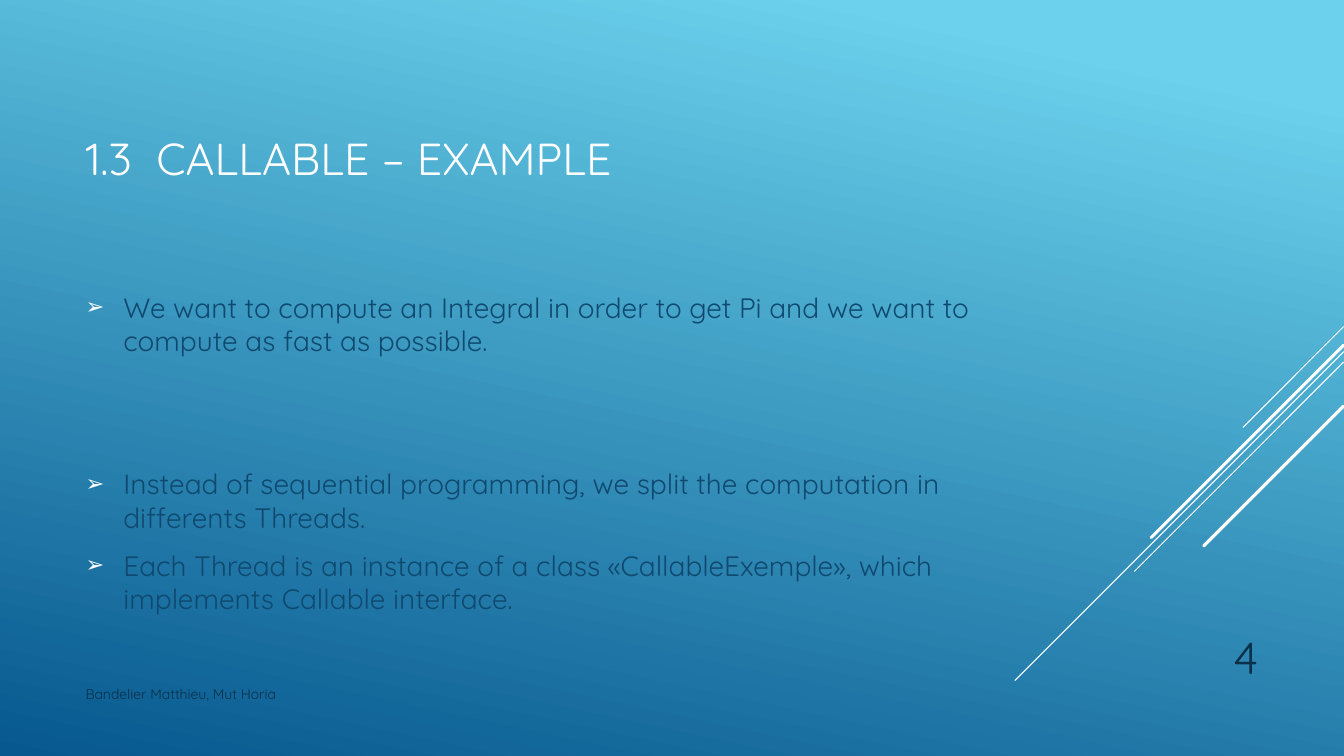
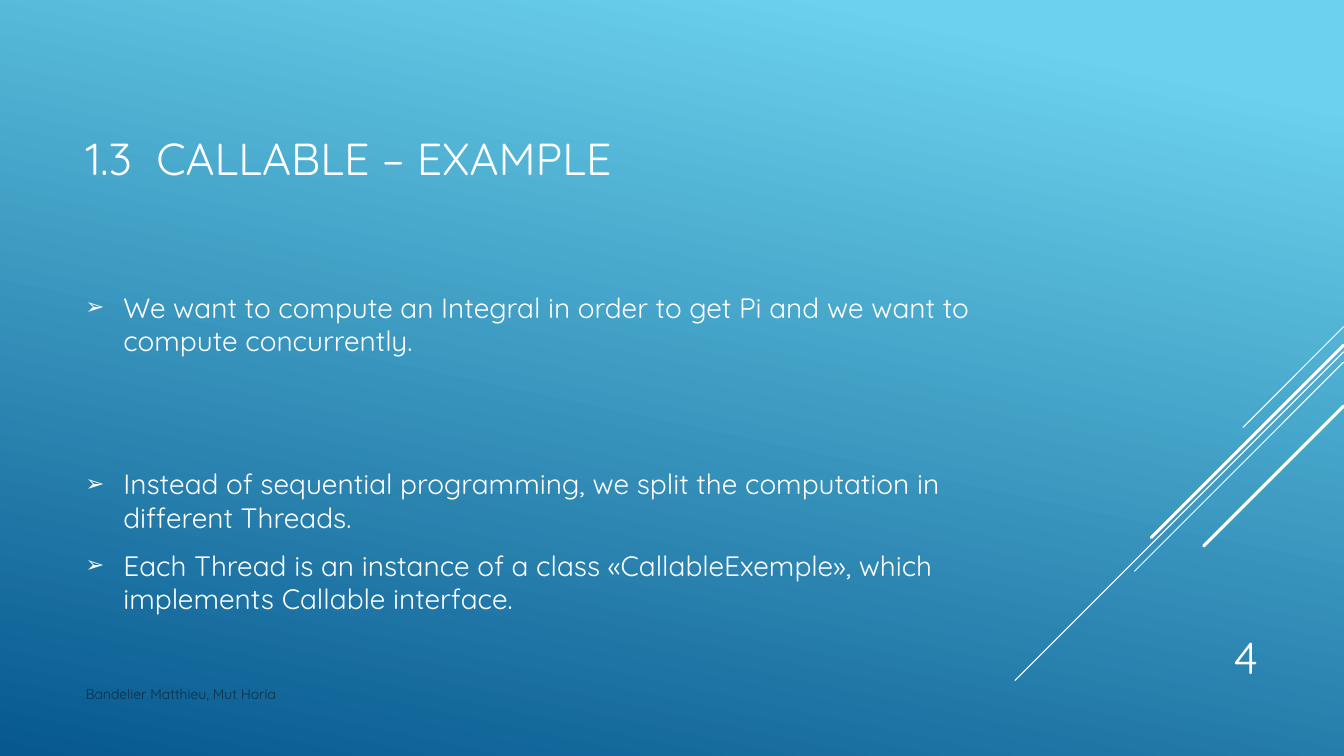
Before and after one commit to Drakesinger/FutureTaskAndCallable, a slide deck: slide 4 of presentation/CallableFutureTask.pptx. Drawn at 1344x756 pixels with LibreOffice and Linux fonts; fonts in the diff are those of the drawing. Boxes give left, top, right and bottom in pixels: in the first picture for what was removed or moved away, otherwise in the second. Text is boxed around its words. In the diff, an @@ line names an element or a change of style, - is before the commit and + after.

```diff
--- a/presentation/CallableFutureTask.pptx
+++ b/presentation/CallableFutureTask.pptx
@@ text at <box>123,297,969,529</box>: text changed; text colour #0F496F to #FFFFFF @@
-➢ We want to compute an Integral in order to get Pi and we want to compute as fast as possible.
-➢ Instead of sequential programming, we split the computation in differents Threads.
+➢ We want to compute an Integral in order to get Pi and we want to compute concurrently.
+➢ Instead of sequential programming, we split the computation in different Threads.
@@ text at <box>123,555,932,615</box>: text colour #0F496F to #FFFFFF in "Each Thread is an instance of a ..." @@
@@ page number at <box>1233,642,1258,674</box>: text colour #0A304A to #FFFFFF @@
```
Also in this commit, not shown: 6 other slides changed, 3 other files.
